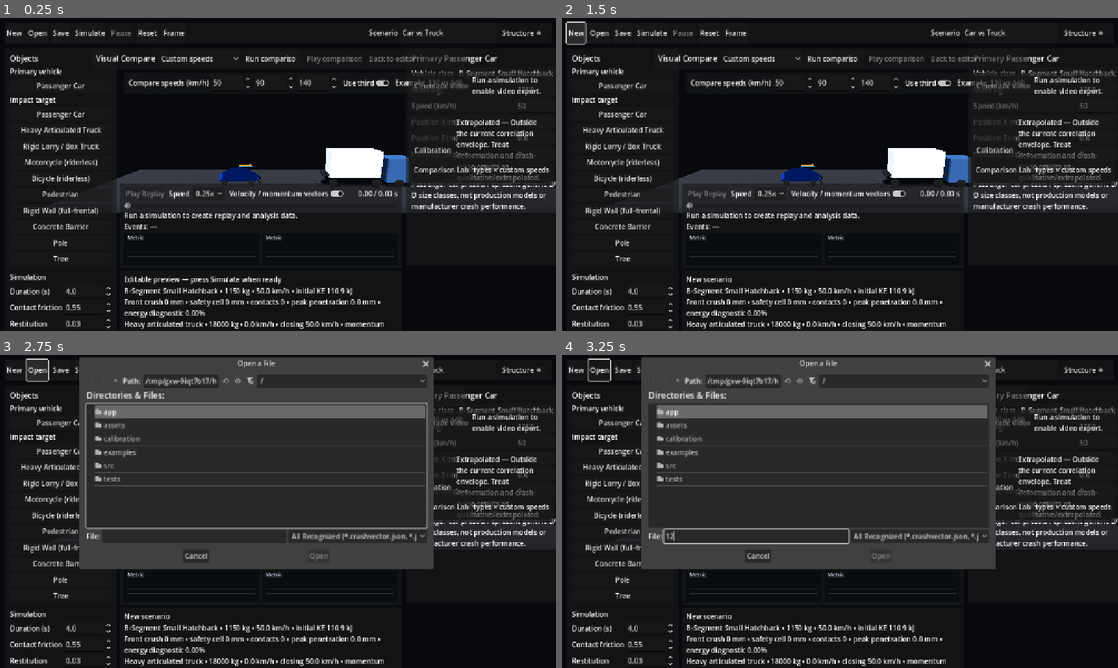
Above: before the commit, frames 1-4 (two rows, left to right).
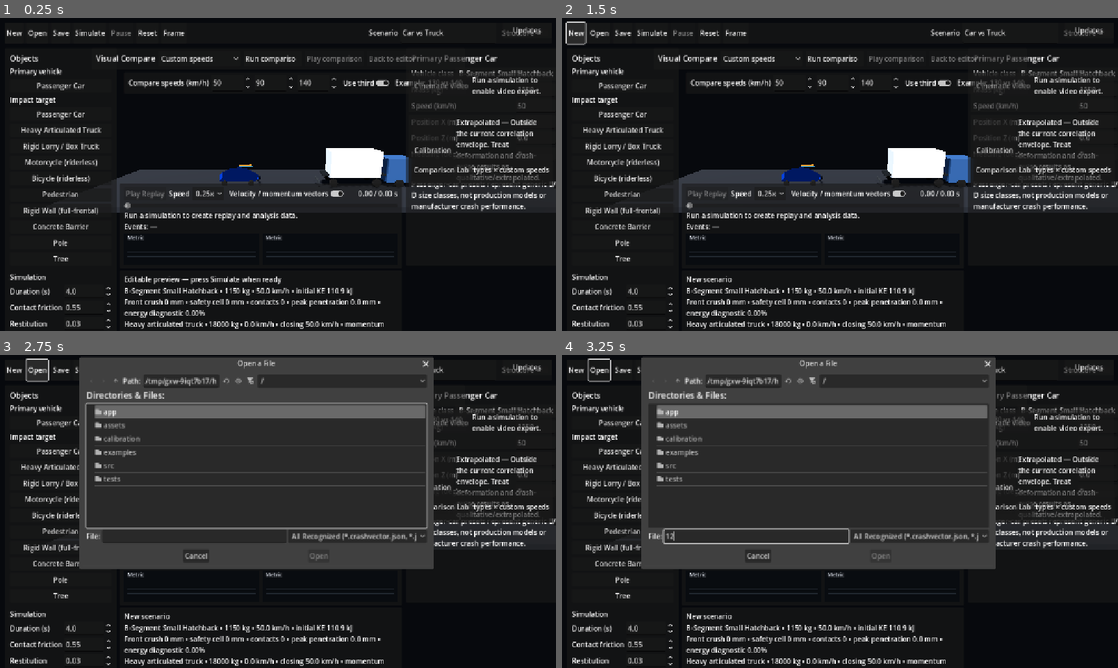
Above: after the commit, the same moments.

Repository: ArrowSK/crashvector
Game: Godot game, scene res://app/main.tscn
Same seed, same stepped clock (60 frames per second), same inputs: the game is played once before the commit and once after it.
Inputs (mouse positions are in pixels of both pictures, inside the frame that each line leads up to):
- Up to frame 1 (0.25 s): no input
- Up to frame 2 (1.5 s): click "New" at 0.5 s; click "New" at 1.25 s
- Up to frame 3 (2.75 s): click "Open" at 2 s
- Up to frame 4 (3.25 s): click (756, 536) at 2.77 s; type "12" at 2.85 s

The runs differ from the first frame. In frame 1, 0.1% of the frame differs, in the area x 90-98%, y 2-6%; in frame 2, 0.1%; in frame 3, 0.1%, in the area x 40-98%, y 2-9%; in frame 4, 0.1%.

Commit message:
M9: make updater-enabled editor the main scene

Diff:
--- a/app/main.tscn
+++ b/app/main.tscn
@@ -1,6 +1,6 @@
 [gd_scene load_steps=2 format=3]
 
-[ext_resource type="Script" path="res://src/demo/crash_demo_extended.gd" id="1_demo"]
+[ext_resource type="Script" path="res://src/demo/crash_demo_m9.gd" id="1_demo"]
 
 [node name="CrashVectorEditor" type="Node3D"]
 script = ExtResource("1_demo")
